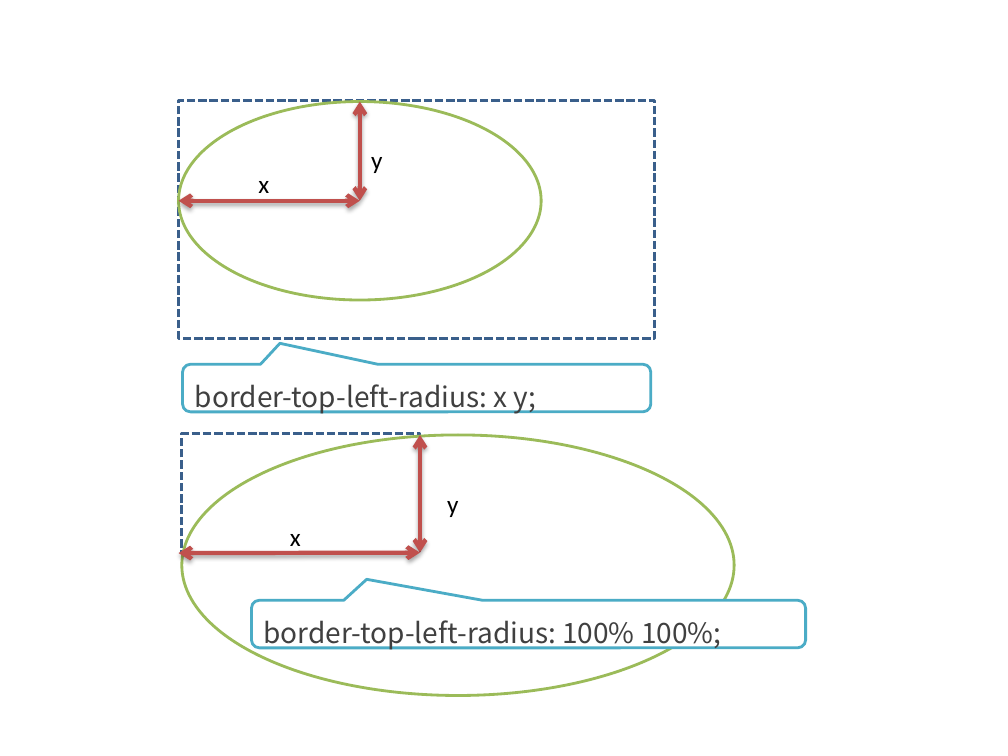
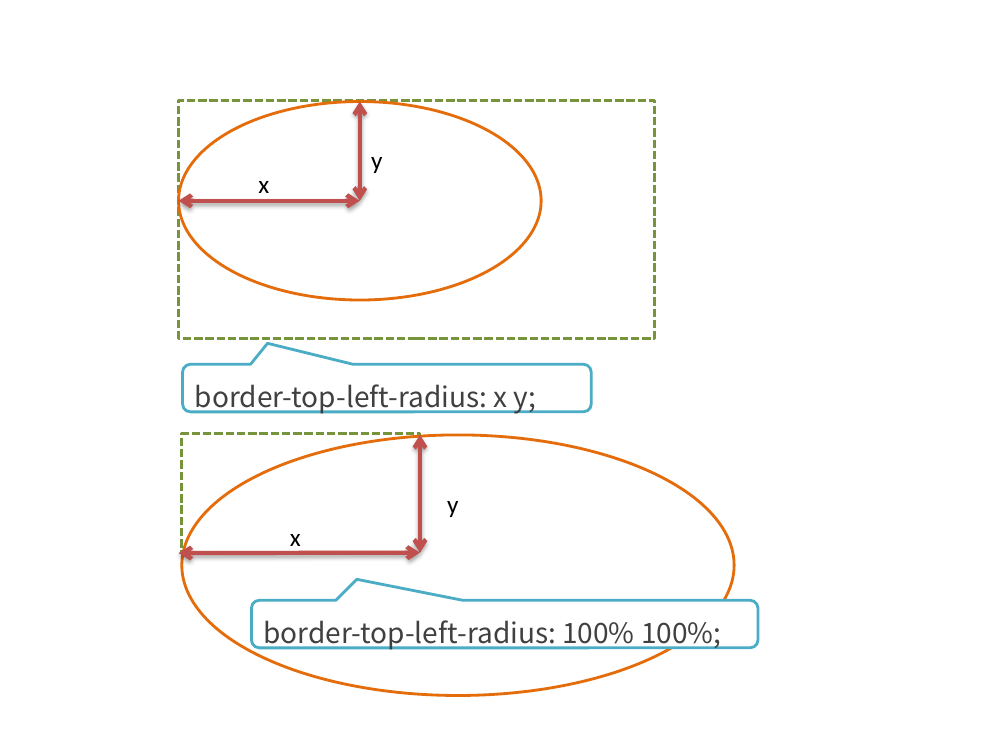
Before and after one commit to kong66/webAni, a slide deck: slide 6 of 7-neon2/neon2.pptx. Drawn at 1008x756 pixels with LibreOffice and Linux fonts; fonts in the diff are those of the drawing. Boxes give left, top, right and bottom in pixels: in the first picture for what was removed or moved away, otherwise in the second. Text is boxed around its words. In the diff, an @@ line names an element or a change of style, - is before the commit and + after.

```diff
--- a/7-neon2/neon2.pptx
+++ b/7-neon2/neon2.pptx
@@ ellipse at bbox=[178, 102, 541, 300]: outline #9BBB59 2 pt to #E46C0A 2 pt @@
@@ rectangle at bbox=[178, 100, 654, 338]: outline #3A5F8C 2 pt dashed to #77933C 2 pt dashed @@
@@ rounded speech box "border-top-left-radius: x y;": place and size @@
-rounded speech box "border-top-left-radius: x y;" at bbox=[182, 364, 651, 411]
+rounded speech box "border-top-left-radius: x y;" at bbox=[182, 364, 592, 411]
@@ ellipse at bbox=[181, 434, 734, 695]: outline #9BBB59 2 pt to #E46C0A 2 pt @@
@@ rectangle at bbox=[181, 433, 419, 552]: outline #3A5F8C 2 pt dashed to #77933C 2 pt dashed @@
@@ rounded speech box "border-top-left-radius: 100% 100%;": place and size @@
-rounded speech box "border-top-left-radius: 100% 100%;" at bbox=[251, 600, 805, 647]
+rounded speech box "border-top-left-radius: 100% 100%;" at bbox=[251, 600, 758, 647]
```
Also in this commit, not shown: 1 other slide changed, 2 slides added, 1 slide removed.
